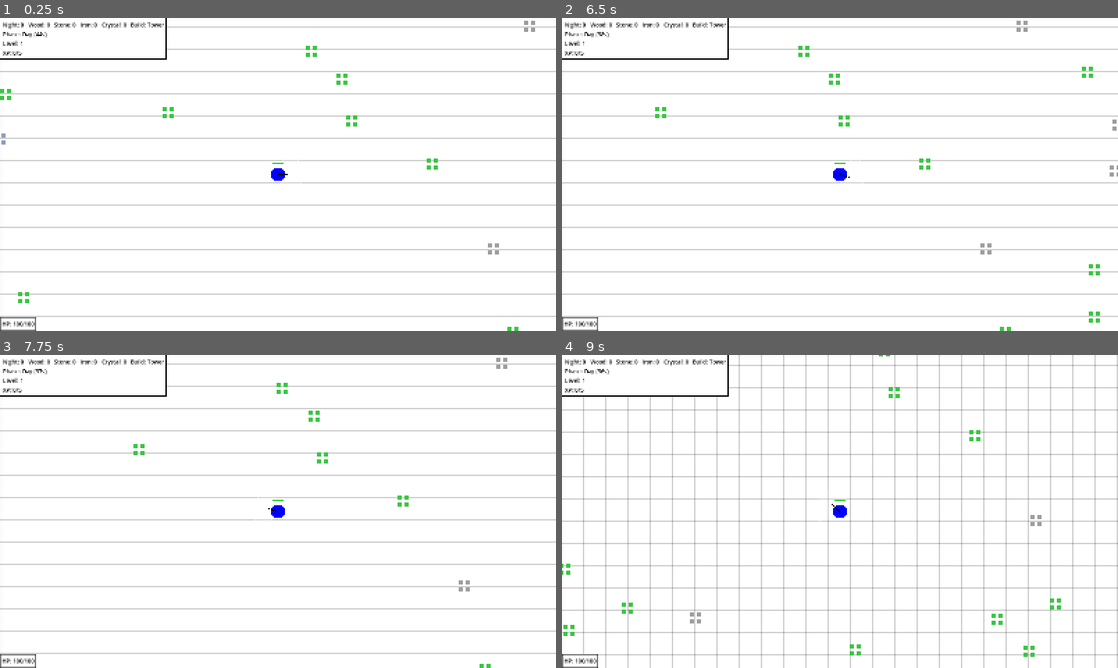
Above: before the commit, frames 1-4 (two rows, left to right).
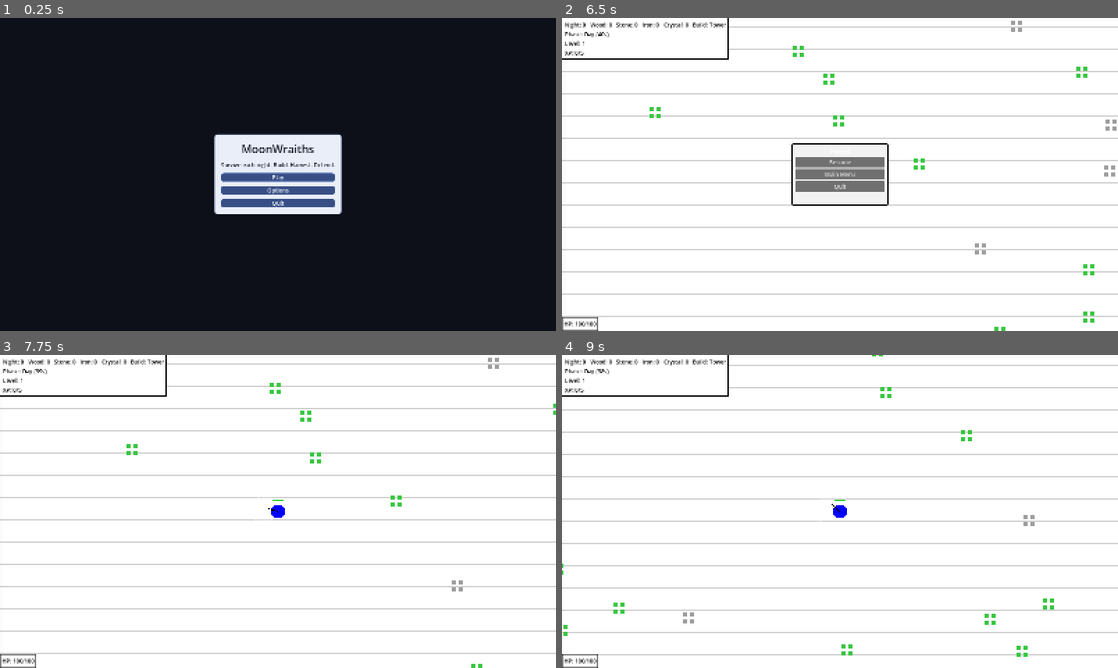
Above: after the commit, the same moments.

Repository: BigBadBaldJon/moonwraith
Game: Godot game, scene res://main_menu.tscn
Two runs of this game, one before a commit and one after it. Both use one fixed random seed, a clock stepped at 60 frames per second and the inputs below. Before the commit the project starts from res://main.tscn. Sound files missing from this copy of the repository are replaced by a short silence.
Inputs (mouse positions are in pixels of both pictures, inside the frame that each line leads up to):
- Up to frame 1 (0.25 s): no input
- Up to frame 2 (6.5 s): click (840, 190) at 0.5 s, where only the run after the commit has a clickable "Options"; click (840, 205) at 1.25 s, where only the run after the commit has a clickable "Back"; click (840, 177) at 2 s, where only the run after the commit has a clickable "Play"; tap Enter at 2.75 s; move the mouse to (962, 158) at 2.77 s; hold D (move_right) 2.78-3.53 s; click (962, 158) at 2.85 s; move the mouse to (728, 190) at 3.52 s; hold S (move_down) 3.53-4.28 s; tap 1 (build_spawn) at 3.6 s; move the mouse to (895, 105) at 4.27 s; hold D (move_right) 4.28-5.03 s; tap 2 (build_tower) at 4.35 s; move the mouse to (812, 237) at 5.02 s; hold W (move_up) 5.03-5.78 s; tap Space (harvest) at 5.1 s; move the mouse to (1006, 221) at 5.77 s; hold A (move_left) from 5.78 s (still down); tap P (place_object) at 5.85 s; tap Escape (ui_cancel) at 6.4 s
- Up to frame 3 (7.75 s): release A (move_left) at 6.5 s; click (278, 498) at 6.5 s, where only the run after the commit has a clickable "Resume"; move the mouse to (111, 464) at 7.27 s; hold A (move_left) from 7.28 s (still down); click (111, 464) at 7.35 s
- Up to frame 4 (9 s): move the mouse to (867, 511) at 8.02 s; release A (move_left) at 8.03 s; hold S (move_down) 8.03-8.78 s; tap 1 (build_spawn) at 8.1 s; move the mouse to (756, 433) at 8.77 s; hold D (move_right) from 8.78 s (still down); tap 2 (build_tower) at 8.85 s

The runs differ from the first frame. In frame 1, 97% of the frame differs, in the area x 0-100%, y 0-100%; in frame 2, 2.6%; in frame 3, 0.4%; in frame 4, 6.4%.

Commit message:
Add in-game pause menu and force readable volume label

Diff:
--- a/main.gd
+++ b/main.gd
@@ -60,6 +60,12 @@
 @onready var range_button: Button = $HudLayer/Hud/UpgradePanel/VBox/RangeButton
 @onready var close_label: Label = $HudLayer/Hud/UpgradePanel/VBox/CloseLabel
 
+@onready var pause_layer: CanvasLayer = $PauseLayer
+@onready var pause_panel: PanelContainer = $PauseLayer/PausePanel
+@onready var resume_button: Button = $PauseLayer/PausePanel/VBox/ResumeButton
+@onready var pause_main_menu_button: Button = $PauseLayer/PausePanel/VBox/MainMenuButton
+@onready var pause_quit_button: Button = $PauseLayer/PausePanel/VBox/QuitButton
+
 var tower_scene: PackedScene = preload("res://tower.tscn")
 var spawn_point_scene: PackedScene = preload("res://spawn_point.tscn")
 var basic_resource_scene: PackedScene = preload("res://resource_node.tscn")
@@ -101,6 +107,12 @@
 	upgrade_panel.visible = false
 	close_label.text = "Press U to close"
 
+	pause_layer.process_mode = Node.PROCESS_MODE_WHEN_PAUSED
+	pause_panel.visible = false
+	resume_button.pressed.connect(_on_resume_button_pressed)
+	pause_main_menu_button.pressed.connect(_on_pause_main_menu_button_pressed)
+	pause_quit_button.pressed.connect(_on_pause_quit_button_pressed)
+
 	damage_button.pressed.connect(_on_damage_button_pressed)
 	attack_speed_button.pressed.connect(_on_attack_speed_button_pressed)
 	move_speed_button.pressed.connect(_on_move_speed_button_pressed)
@@ -112,6 +124,11 @@
 
 
 func _process(delta: float) -> void:
+	handle_pause_menu_toggle()
+
+	if get_tree().paused:
+		return
+
 	phase_time_left -= delta
 
 	if phase_time_left < 0.0:
@@ -124,6 +141,9 @@
 
 
 func _physics_process(_delta: float) -> void:
+	if get_tree().paused:
+		return
+
 	if night_director != null:
 		night_director.set_active_spawn_point(current_spawn_point)
 
@@ -577,6 +597,31 @@
 		upgrade_panel.visible = not upgrade_panel.visible
 
 
+func handle_pause_menu_toggle() -> void:
+	if pause_panel.visible:
+		return
+
+	if Input.is_action_just_pressed("ui_cancel"):
+		pause_game()
+
+
+func pause_game() -> void:
+	if get_tree().paused:
+		return
+
+	upgrade_panel.visible = false
+	pause_panel.visible = true
+	get_tree().paused = true
+
+
+func unpause_game() -> void:
+	if not get_tree().paused:
+		return
+
+	get_tree().paused = false
+	pause_panel.visible = false
+
+
 func handle_player_death_state() -> void:
 	if not player.is_dead:
 		return
@@ -630,6 +675,20 @@
 
 func _on_range_button_pressed() -> void:
 	player.spend_point_on_range()
+
+
+func _on_resume_button_pressed() -> void:
+	unpause_game()
+
+
+func _on_pause_main_menu_button_pressed() -> void:
+	unpause_game()
+	get_tree().change_scene_to_file("res://main_menu.tscn")
+
+
+func _on_pause_quit_button_pressed() -> void:
+	unpause_game()
+	get_tree().quit()
 
 
 func can_place_tower_at(position: Vector2, min_distance: float = 70.0) -> bool:
--- a/main.tscn
+++ b/main.tscn
@@ -173,3 +173,41 @@
 
 [node name="NightDirector" type="Node" parent="." unique_id=1769521780]
 script = ExtResource("5_lquwl")
+
+
+[node name="PauseLayer" type="CanvasLayer" parent="." unique_id=1700872104]
+
+[node name="PausePanel" type="PanelContainer" parent="PauseLayer" unique_id=189702342]
+visible = false
+anchors_preset = 8
+anchor_left = 0.5
+anchor_top = 0.5
+anchor_right = 0.5
+anchor_bottom = 0.5
+offset_left = -140.0
+offset_top = -90.0
+offset_right = 140.0
+offset_bottom = 90.0
+grow_horizontal = 2
+grow_vertical = 2
+theme_override_styles/panel = SubResource("StyleBoxFlat_lquwl")
+
+[node name="VBox" type="VBoxContainer" parent="PauseLayer/PausePanel" unique_id=1881000044]
+layout_mode = 2
+
+[node name="TitleLabel" type="Label" parent="PauseLayer/PausePanel/VBox" unique_id=1520439812]
+layout_mode = 2
+text = "Paused"
+horizontal_alignment = 1
+
+[node name="ResumeButton" type="Button" parent="PauseLayer/PausePanel/VBox" unique_id=475901822]
+layout_mode = 2
+text = "Resume"
+
+[node name="MainMenuButton" type="Button" parent="PauseLayer/PausePanel/VBox" unique_id=206506875]
+layout_mode = 2
+text = "Main Menu"
+
+[node name="QuitButton" type="Button" parent="PauseLayer/PausePanel/VBox" unique_id=1608027417]
+layout_mode = 2
+text = "Quit"
--- /dev/null
+++ b/main_menu.gd
@@ -0,0 +1,87 @@
+extends Control
+
+const GAME_SCENE_PATH: String = "res://main.tscn"
+const MASTER_BUS_NAME: StringName = &"Master"
+
+@onready var main_panel: PanelContainer = $CenterContainer/MainPanel
+@onready var options_panel: PanelContainer = $CenterContainer/OptionsPanel
+
+@onready var play_button: Button = $CenterContainer/MainPanel/VBox/PlayButton
+@onready var options_button: Button = $CenterContainer/MainPanel/VBox/OptionsButton
+@onready var quit_button: Button = $CenterContainer/MainPanel/VBox/QuitButton
+
+@onready var fullscreen_check: CheckButton = $CenterContainer/OptionsPanel/VBox/FullscreenCheck
+@onready var volume_slider: HSlider = $CenterContainer/OptionsPanel/VBox/VolumeSlider
+@onready var volume_value_label: Label = $CenterContainer/OptionsPanel/VBox/VolumeValueLabel
+@onready var options_back_button: Button = $CenterContainer/OptionsPanel/VBox/BackButton
+
+
+func _ready() -> void:
+	get_tree().paused = false
+	_show_main_panel()
+	_sync_settings_to_ui()
+
+	play_button.pressed.connect(_on_play_pressed)
+	options_button.pressed.connect(_on_options_pressed)
+	quit_button.pressed.connect(_on_quit_pressed)
+	options_back_button.pressed.connect(_on_back_pressed)
+	fullscreen_check.toggled.connect(_on_fullscreen_toggled)
+	volume_slider.value_changed.connect(_on_master_volume_changed)
+
+
+func _show_main_panel() -> void:
+	main_panel.visible = true
+	options_panel.visible = false
+
+
+func _show_options_panel() -> void:
+	main_panel.visible = false
+	options_panel.visible = true
+
+
+func _sync_settings_to_ui() -> void:
+	fullscreen_check.button_pressed = (
+		DisplayServer.window_get_mode() == DisplayServer.WINDOW_MODE_FULLSCREEN
+	)
+
+	var master_bus_index: int = AudioServer.get_bus_index(MASTER_BUS_NAME)
+	if master_bus_index >= 0:
+		volume_slider.value = AudioServer.get_bus_volume_db(master_bus_index)
+
+	volume_value_label.modulate = Color(0.08, 0.1, 0.15, 1.0)
+	_update_volume_label(volume_slider.value)
+
+
+func _on_play_pressed() -> void:
+	get_tree().change_scene_to_file(GAME_SCENE_PATH)
+
+
+func _on_options_pressed() -> void:
+	_show_options_panel()
+
+
+func _on_quit_pressed() -> void:
+	get_tree().quit()
+
+
+func _on_back_pressed() -> void:
+	_show_main_panel()
+
+
+func _on_fullscreen_toggled(enabled: bool) -> void:
+	if enabled:
+		DisplayServer.window_set_mode(DisplayServer.WINDOW_MODE_FULLSCREEN)
+	else:
+		DisplayServer.window_set_mode(DisplayServer.WINDOW_MODE_WINDOWED)
+
+
+func _on_master_volume_changed(value: float) -> void:
+	var master_bus_index: int = AudioServer.get_bus_index(MASTER_BUS_NAME)
+	if master_bus_index >= 0:
+		AudioServer.set_bus_volume_db(master_bus_index, value)
+
+	_update_volume_label(value)
+
+
+func _update_volume_label(value: float) -> void:
+	volume_value_label.text = "Master Volume: " + str(int(round(value))) + " dB"
--- /dev/null
+++ b/main_menu.tscn
@@ -0,0 +1,174 @@
+[gd_scene format=3]
+
+[ext_resource type="Script" path="res://main_menu.gd" id="1_5tp20"]
+
+[sub_resource type="StyleBoxFlat" id="StyleBoxFlat_panel"]
+content_margin_left = 20.0
+content_margin_top = 20.0
+content_margin_right = 20.0
+content_margin_bottom = 20.0
+bg_color = Color(0.93, 0.95, 0.99, 0.98)
+border_width_left = 2
+border_width_top = 2
+border_width_right = 2
+border_width_bottom = 2
+border_color = Color(0.28, 0.34, 0.5, 1)
+corner_radius_top_left = 8
+corner_radius_top_right = 8
+corner_radius_bottom_right = 8
+corner_radius_bottom_left = 8
+
+[sub_resource type="StyleBoxFlat" id="StyleBoxFlat_button_normal"]
+bg_color = Color(0.22, 0.31, 0.52, 1)
+border_width_left = 1
+border_width_top = 1
+border_width_right = 1
+border_width_bottom = 1
+border_color = Color(0.42, 0.52, 0.74, 1)
+corner_radius_top_left = 6
+corner_radius_top_right = 6
+corner_radius_bottom_right = 6
+corner_radius_bottom_left = 6
+
+[sub_resource type="StyleBoxFlat" id="StyleBoxFlat_button_hover"]
+bg_color = Color(0.28, 0.38, 0.63, 1)
+border_width_left = 1
+border_width_top = 1
+border_width_right = 1
+border_width_bottom = 1
+border_color = Color(0.58, 0.67, 0.88, 1)
+corner_radius_top_left = 6
+corner_radius_top_right = 6
+corner_radius_bottom_right = 6
+corner_radius_bottom_left = 6
+
+[sub_resource type="StyleBoxFlat" id="StyleBoxFlat_button_pressed"]
+bg_color = Color(0.17, 0.25, 0.42, 1)
+border_width_left = 1
+border_width_top = 1
+border_width_right = 1
+border_width_bottom = 1
+border_color = Color(0.35, 0.45, 0.66, 1)
+corner_radius_top_left = 6
+corner_radius_top_right = 6
+corner_radius_bottom_right = 6
+corner_radius_bottom_left = 6
+
+[node name="MainMenu" type="Control"]
+layout_mode = 3
+anchors_preset = 15
+anchor_right = 1.0
+anchor_bottom = 1.0
+grow_horizontal = 2
+grow_vertical = 2
+script = ExtResource("1_5tp20")
+
+[node name="Background" type="ColorRect" parent="."]
+layout_mode = 1
+anchors_preset = 15
+anchor_right = 1.0
+anchor_bottom = 1.0
+grow_horizontal = 2
+grow_vertical = 2
+color = Color(0.05, 0.06, 0.1, 1)
+
+[node name="CenterContainer" type="CenterContainer" parent="."]
+layout_mode = 1
+anchors_preset = 15
+anchor_right = 1.0
+anchor_bottom = 1.0
+grow_horizontal = 2
+grow_vertical = 2
+
+[node name="MainPanel" type="PanelContainer" parent="CenterContainer"]
+custom_minimum_size = Vector2(360, 0)
+layout_mode = 2
+theme_override_styles/panel = SubResource("StyleBoxFlat_panel")
+
+[node name="VBox" type="VBoxContainer" parent="CenterContainer/MainPanel"]
+layout_mode = 2
+theme_override_constants/separation = 12
+
+[node name="TitleLabel" type="Label" parent="CenterContainer/MainPanel/VBox"]
+layout_mode = 2
+text = "MoonWraiths"
+horizontal_alignment = 1
+theme_override_font_sizes/font_size = 32
+theme_override_colors/font_color = Color(0.08, 0.1, 0.15, 1)
+
+[node name="SubtitleLabel" type="Label" parent="CenterContainer/MainPanel/VBox"]
+layout_mode = 2
+text = "Survive each night. Build. Harvest. Defend."
+horizontal_alignment = 1
+theme_override_colors/font_color = Color(0.14, 0.16, 0.22, 1)
+
+[node name="PlayButton" type="Button" parent="CenterContainer/MainPanel/VBox"]
+layout_mode = 2
+text = "Play"
+theme_override_colors/font_color = Color(0.95, 0.97, 1, 1)
+theme_override_styles/normal = SubResource("StyleBoxFlat_button_normal")
+theme_override_styles/hover = SubResource("StyleBoxFlat_button_hover")
+theme_override_styles/pressed = SubResource("StyleBoxFlat_button_pressed")
+
+[node name="OptionsButton" type="Button" parent="CenterContainer/MainPanel/VBox"]
+layout_mode = 2
+text = "Options"
+theme_override_colors/font_color = Color(0.95, 0.97, 1, 1)
+theme_override_styles/normal = SubResource("StyleBoxFlat_button_normal")
+theme_override_styles/hover = SubResource("StyleBoxFlat_button_hover")
+theme_override_styles/pressed = SubResource("StyleBoxFlat_button_pressed")
+
+[node name="QuitButton" type="Button" parent="CenterContainer/MainPanel/VBox"]
+layout_mode = 2
+text = "Quit"
+theme_override_colors/font_color = Color(0.95, 0.97, 1, 1)
+theme_override_styles/normal = SubResource("StyleBoxFlat_button_normal")
+theme_override_styles/hover = SubResource("StyleBoxFlat_button_hover")
+theme_override_styles/pressed = SubResource("StyleBoxFlat_button_pressed")
+
+[node name="OptionsPanel" type="PanelContainer" parent="CenterContainer"]
+visible = false
+custom_minimum_size = Vector2(360, 0)
+layout_mode = 2
+theme_override_styles/panel = SubResource("StyleBoxFlat_panel")
+
+[node name="VBox" type="VBoxContainer" parent="CenterContainer/OptionsPanel"]
+layout_mode = 2
+theme_override_constants/separation = 10
+
+[node name="OptionsTitle" type="Label" parent="CenterContainer/OptionsPanel/VBox"]
+layout_mode = 2
+text = "Options"
+horizontal_alignment = 1
+theme_override_font_sizes/font_size = 28
+theme_override_colors/font_color = Color(0.08, 0.1, 0.15, 1)
+
+[node name="FullscreenCheck" type="CheckButton" parent="CenterContainer/OptionsPanel/VBox"]
+layout_mode = 2
+text = "Fullscreen"
+theme_override_colors/font_color = Color(0.08, 0.1, 0.15, 1)
+
+[node name="VolumeLabel" type="Label" parent="CenterContainer/OptionsPanel/VBox"]
+layout_mode = 2
+text = "Master Volume"
+theme_override_colors/font_color = Color(0.08, 0.1, 0.15, 1)
+
+[node name="VolumeSlider" type="HSlider" parent="CenterContainer/OptionsPanel/VBox"]
+layout_mode = 2
+min_value = -30.0
+max_value = 6.0
+step = 1.0
+value = 0.0
+
+[node name="VolumeValueLabel" type="Label" parent="CenterContainer/OptionsPanel/VBox"]
+layout_mode = 2
+text = "Master Volume: 0 dB"
+theme_override_colors/font_color = Color(0.08, 0.1, 0.15, 1)
+
+[node name="BackButton" type="Button" parent="CenterContainer/OptionsPanel/VBox"]
+layout_mode = 2
+text = "Back"
+theme_override_colors/font_color = Color(0.95, 0.97, 1, 1)
+theme_override_styles/normal = SubResource("StyleBoxFlat_button_normal")
+theme_override_styles/hover = SubResource("StyleBoxFlat_button_hover")
+theme_override_styles/pressed = SubResource("StyleBoxFlat_button_pressed")
--- a/project.godot
+++ b/project.godot
@@ -11,7 +11,7 @@
 [application]
 
 config/name="MoonWraiths"
-run/main_scene="uid://c3da55t5x5jfx"
+run/main_scene="res://main_menu.tscn"
 config/features=PackedStringArray("4.6", "Forward Plus")
 config/icon="res://icon.svg"
 
